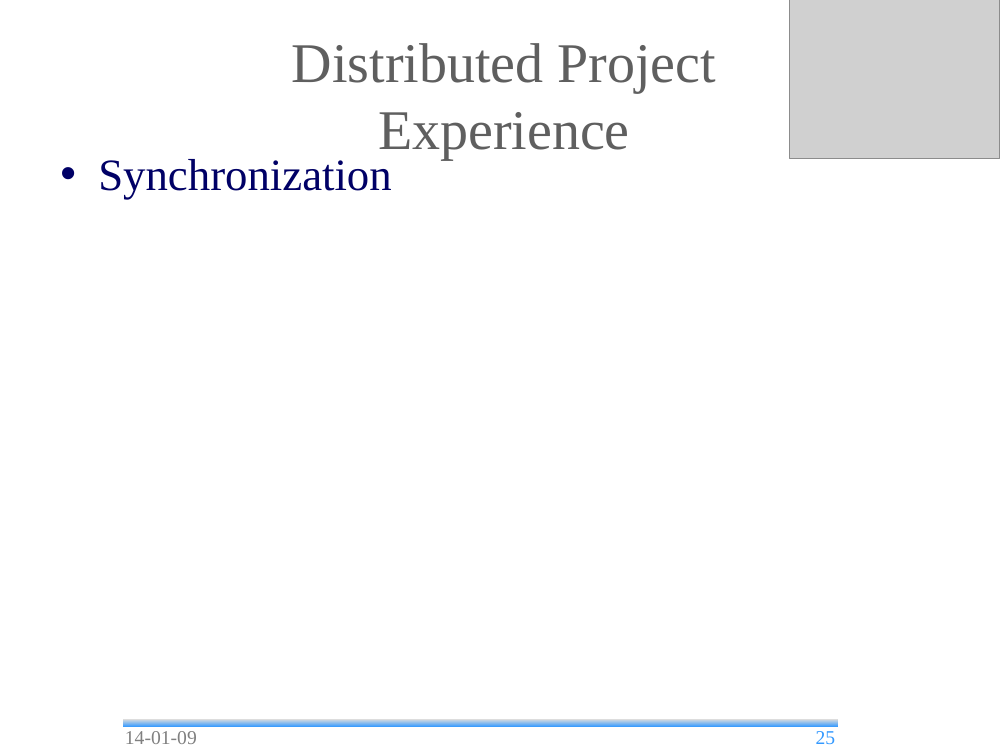
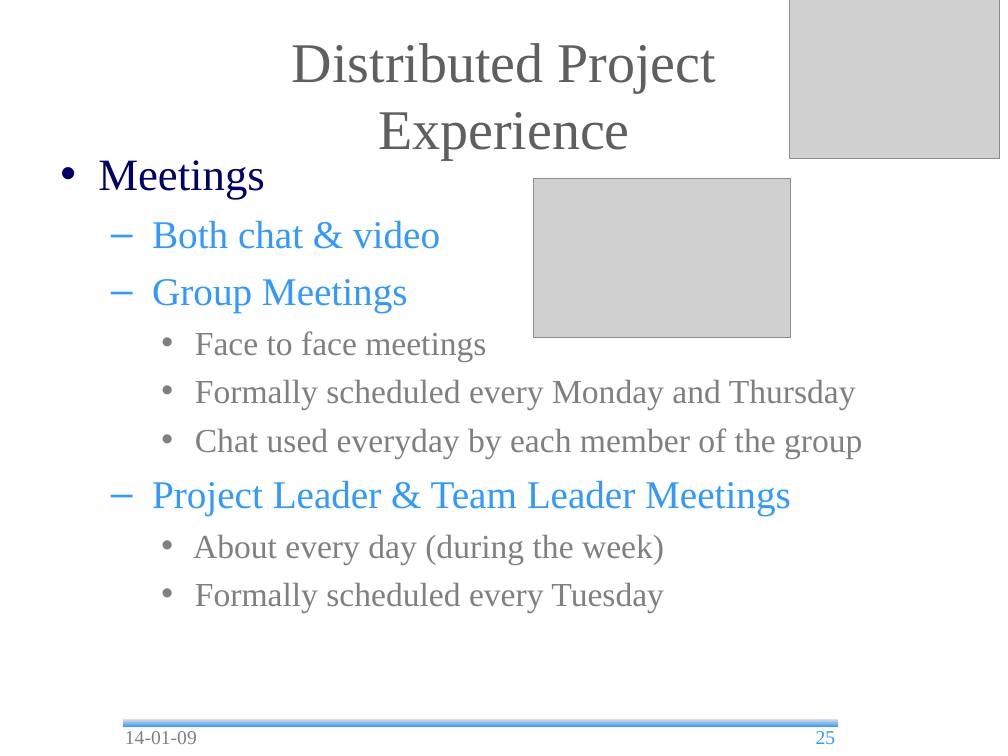
Before and after one commit to andrea-bottoli/DSD, a slide deck: slide 25 of Documentation/Presentations/Final_Presentation.odp. Drawn at 1008x756 pixels with LibreOffice and Linux fonts; fonts in the diff are those of the drawing; grey boxes stand for pictures; background and template pictures are left out. Boxes give left, top, right and bottom in pixels: in the first picture for what was removed or moved away, otherwise in the second. Text is boxed around its words. In the diff, an @@ line names an element or a change of style, - is before the commit and + after.

```diff
--- a/Documentation/Presentations/Final_Presentation.odp
+++ b/Documentation/Presentations/Final_Presentation.odp
@@ text at box(98, 160, 862, 613): text changed; size 32 to 24 pt; text colour #000066 to #808080 @@
-• Synchronization
+• Meetings
+  – Both chat & video
+  – Group Meetings
+    • Face to face meetings
+    • Formally scheduled every Monday and Thursday
+    • Chat used everyday by each member of the group
+  – Project Leader & Team Leader Meetings
+    • About every day (during the week)
+    • Formally scheduled every Tuesday
@@ picture added at box(533, 178, 791, 337) @@
```
Also in this commit, not shown: 8 other slides changed, 2 slides added, 1 slide removed, 3 other files.
